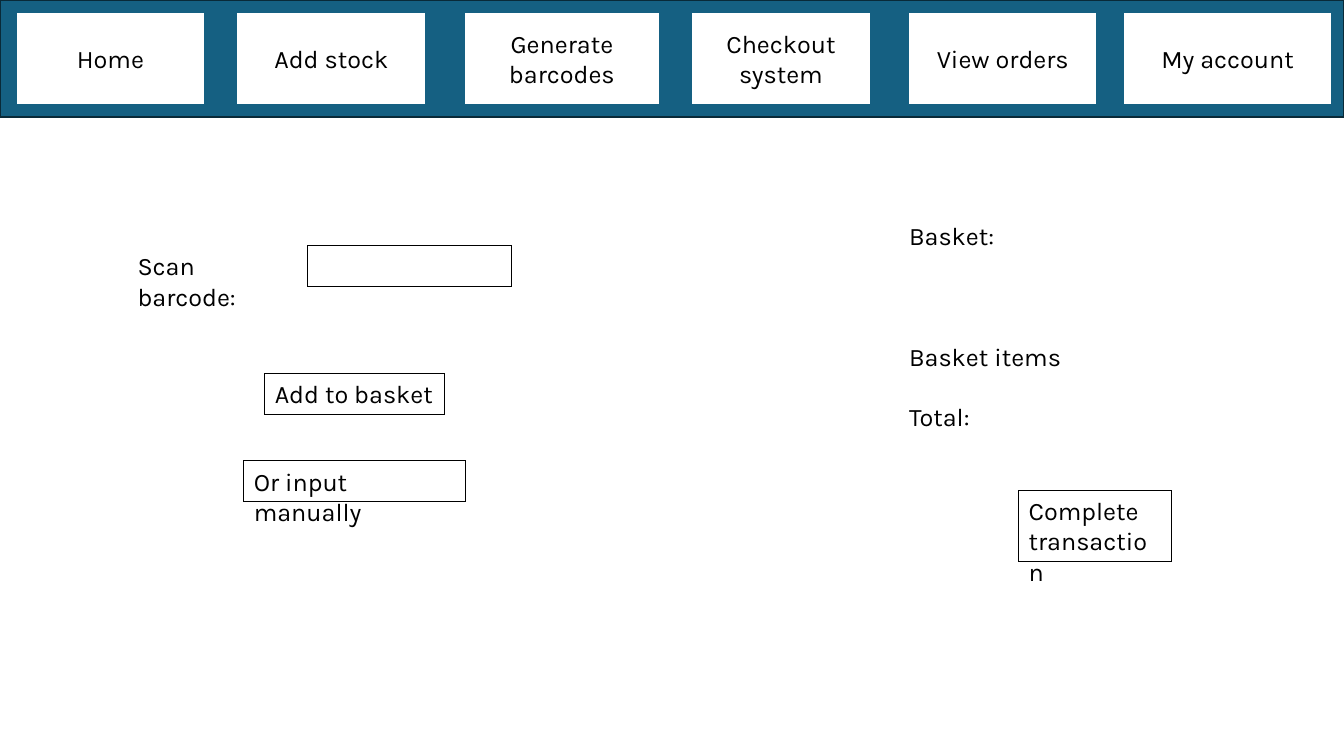
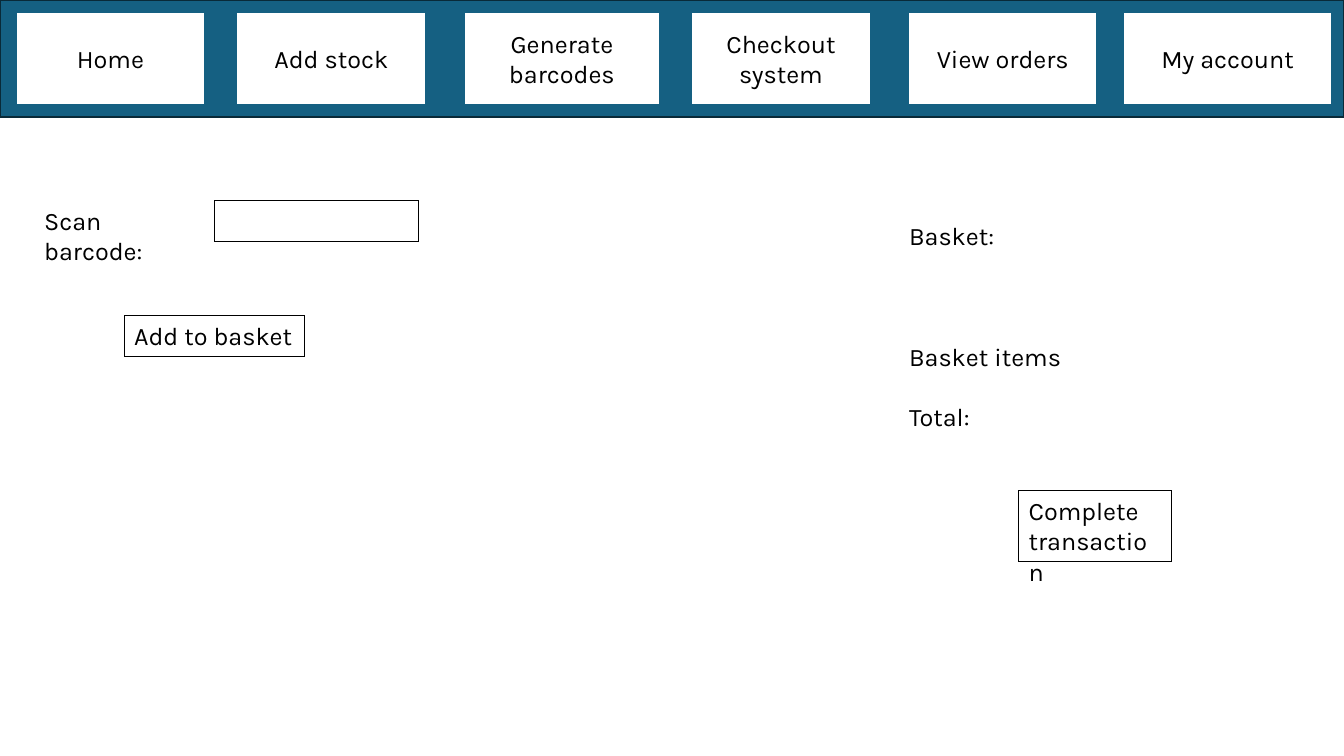
Before and after one commit to programmer647/Coursework, a slide deck: slide 24 of Writeup/Page designs.pptx. Drawn at 1344x756 pixels with LibreOffice and Linux fonts; fonts in the diff are those of the drawing. Boxes give left, top, right and bottom in pixels: in the first picture for what was removed or moved away, otherwise in the second. Text is boxed around its words. In the diff, an @@ line names an element or a change of style, - is before the commit and + after.

```diff
--- a/Writeup/Page designs.pptx
+++ b/Writeup/Page designs.pptx
@@ text "Scan barcode:": place and size @@
-text "Scan barcode:" at box(138, 259, 236, 307)
+text "Scan barcode:" at box(44, 214, 142, 261)
@@ rectangle: place and size @@
-rectangle at box(308, 246, 512, 286)
+rectangle at box(214, 201, 418, 241)
@@ rectangle "Add to basket": place and size @@
-rectangle "Add to basket" at box(265, 374, 446, 414)
+rectangle "Add to basket" at box(124, 316, 304, 356)
@@ rectangle removed at box(244, 461, 466, 501) @@
-Or input manually
```
Also in this commit, not shown: 9 other files.
